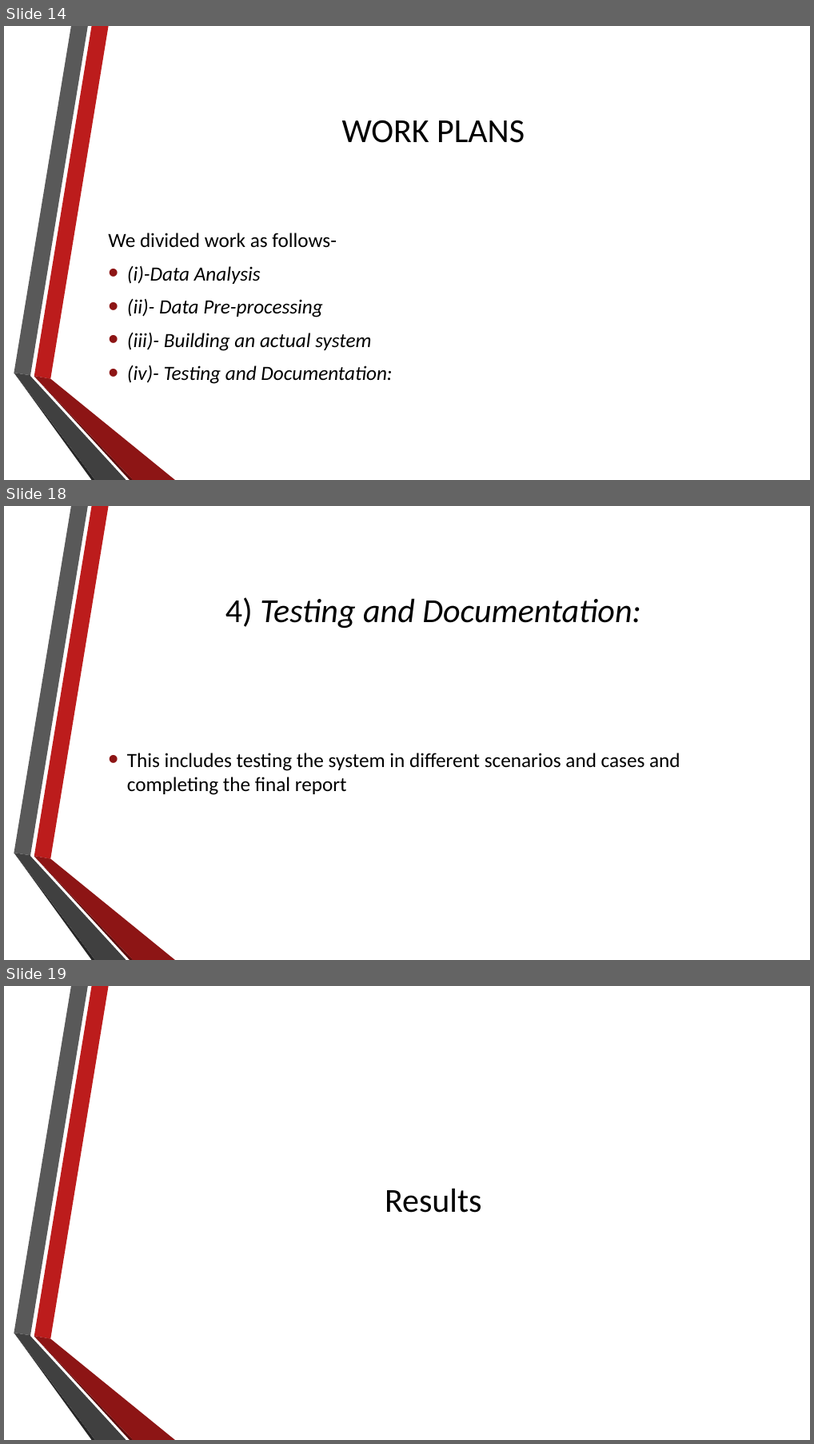
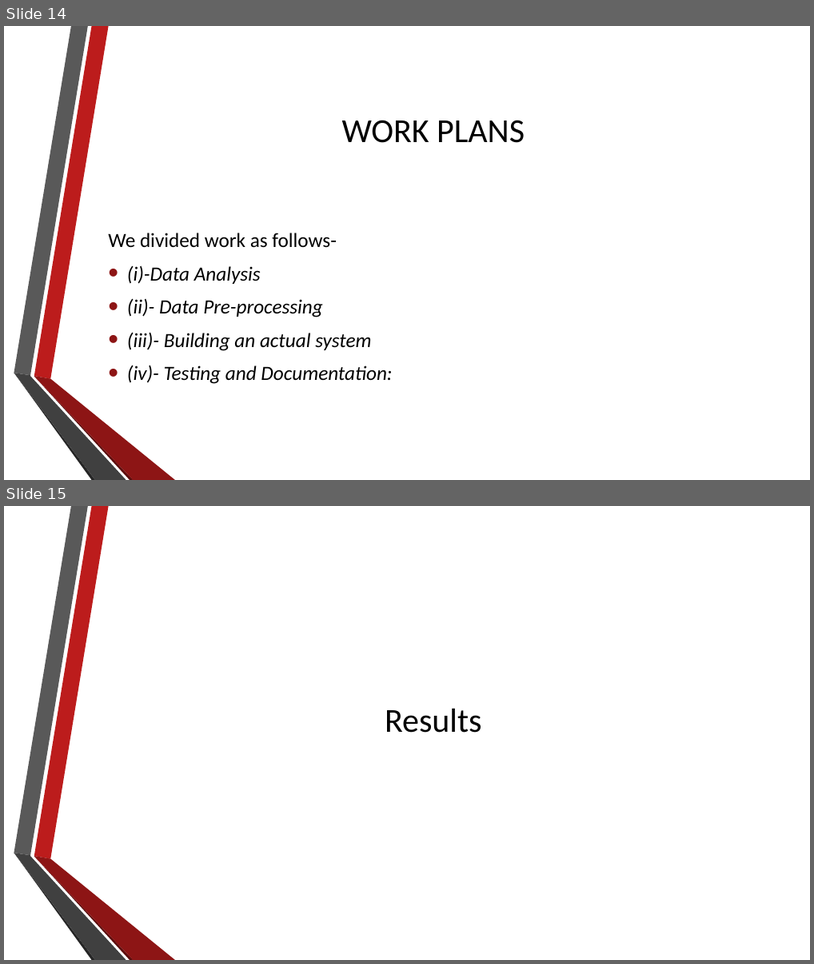
Before and after one commit to shubhamg199630/heart_disease_detection, a slide deck: Presentation.pptx. Shown one above the other, each under a label of ours: slides 14, 18 and 19 before the commit, slides 14 and 15 after it; the slides between them are not shown. The pictures are 814x1444 and 814x964 pixels, drawn with LibreOffice and Linux fonts; fonts in the diff are those of the drawing; background and template pictures are left out. Boxes give left, top, right and bottom in pixels: in the first picture for what was removed or moved away, otherwise in the second. Text is boxed around its words. In the diff, an @@ line names an element or a change of style, - is before the commit and + after.

```diff
--- a/Presentation.pptx
+++ b/Presentation.pptx
@@ slide 18 removed at box(4, 506, 810, 960), background picture (left out); not listed: 6 template elements that a slide beside it also shows @@
@@ title removed at box(226, 597, 641, 628) @@
-4) Testing and Documentation:
@@ text removed at box(127, 752, 681, 795) @@
-• This includes testing the system in different scenarios and cases and completing the final report
@@ what was slide 19 is now slide 15 @@
```
Also in this commit, not shown: 7 slides changed, 3 other slides removed, 1 other file.
